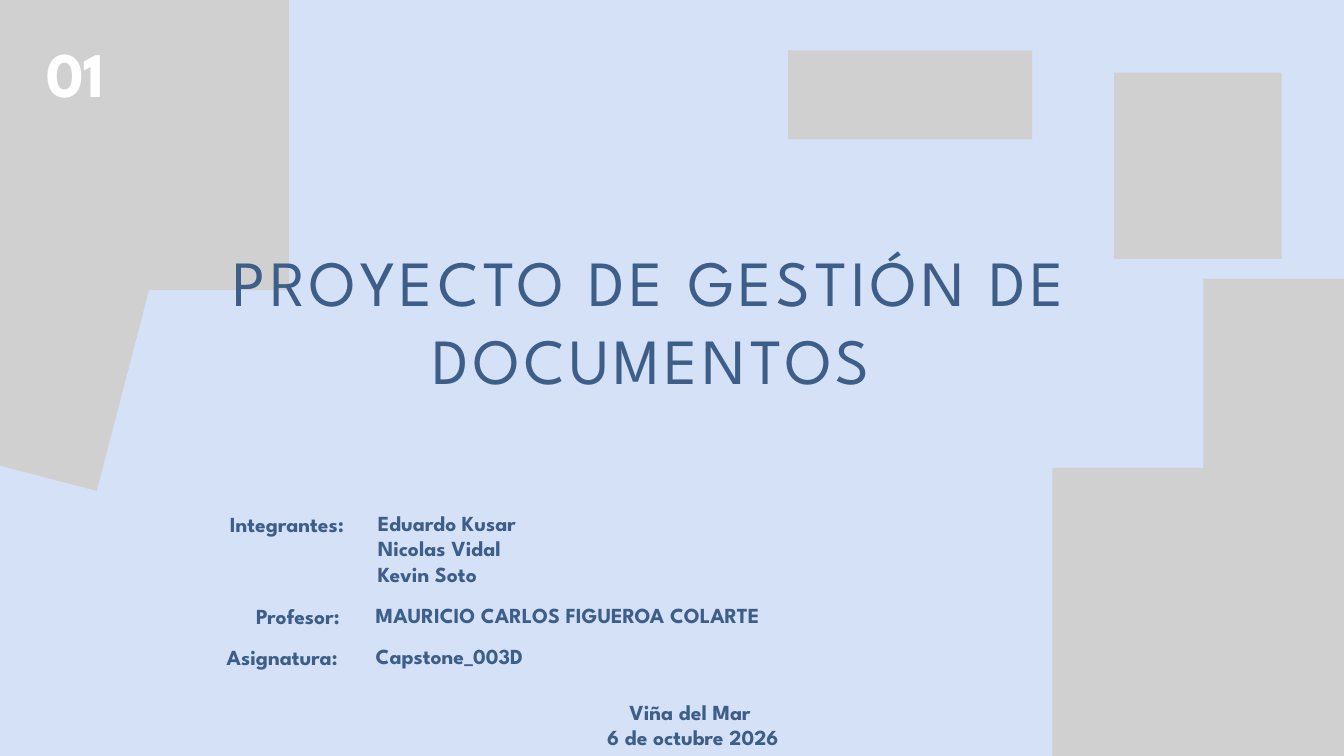
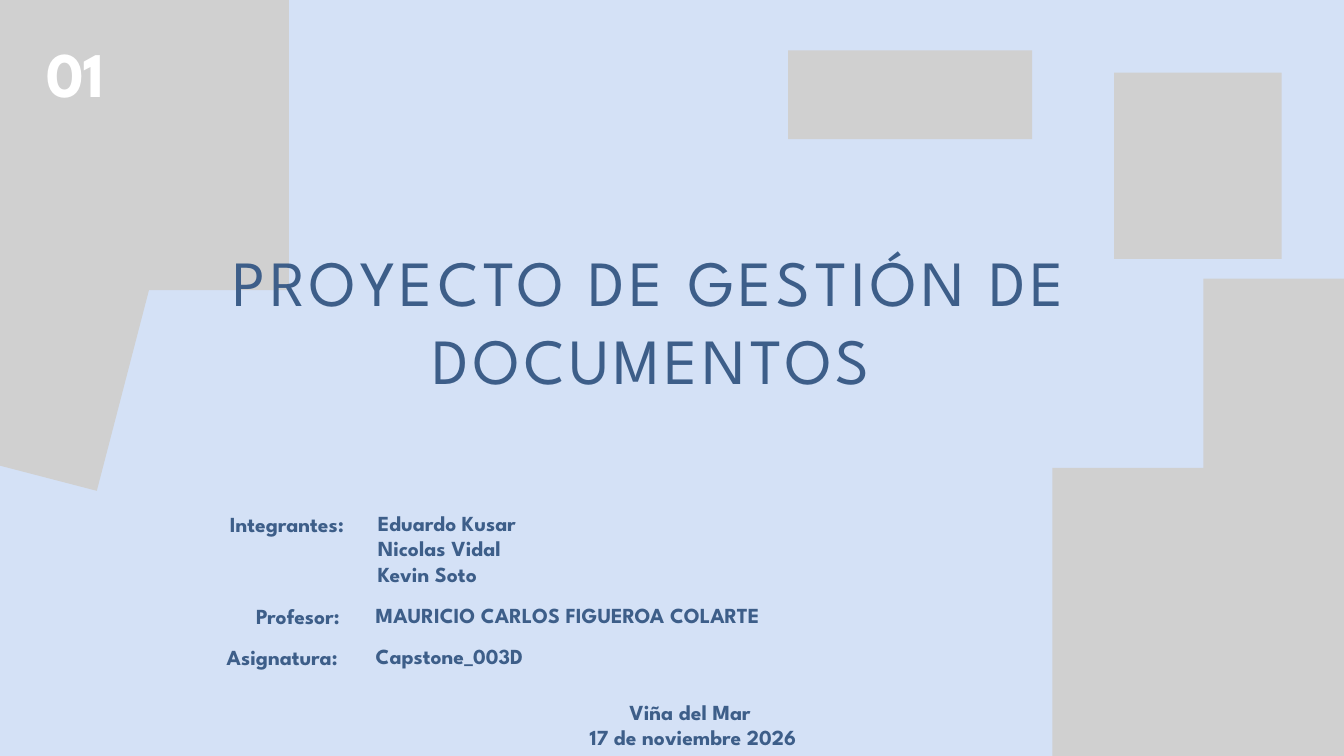
Before and after one commit to kesotof/Capstone_Equipo_6, a slide deck: slide 1 of Fase 2/Evidencias Proyecto/Presentacion Proyecto.pptx. Drawn at 1344x756 pixels with LibreOffice and Linux fonts; fonts in the diff are those of the drawing; grey boxes stand for pictures. Boxes give left, top, right and bottom in pixels: in the first picture for what was removed or moved away, otherwise in the second. Text is boxed around its words. In the diff, an @@ line names an element or a change of style, - is before the commit and + after.

```diff
--- a/Fase 2/Evidencias Proyecto/Presentacion Proyecto.pptx
+++ b/Fase 2/Evidencias Proyecto/Presentacion Proyecto.pptx
@@ text at (590, 730, 796, 745): text changed @@
-6 de octubre 2026
+17 de noviembre 2026
```
Also in this commit, not shown: 13 other slides changed, 11 slides added, 4 slides removed, 1 other file.
